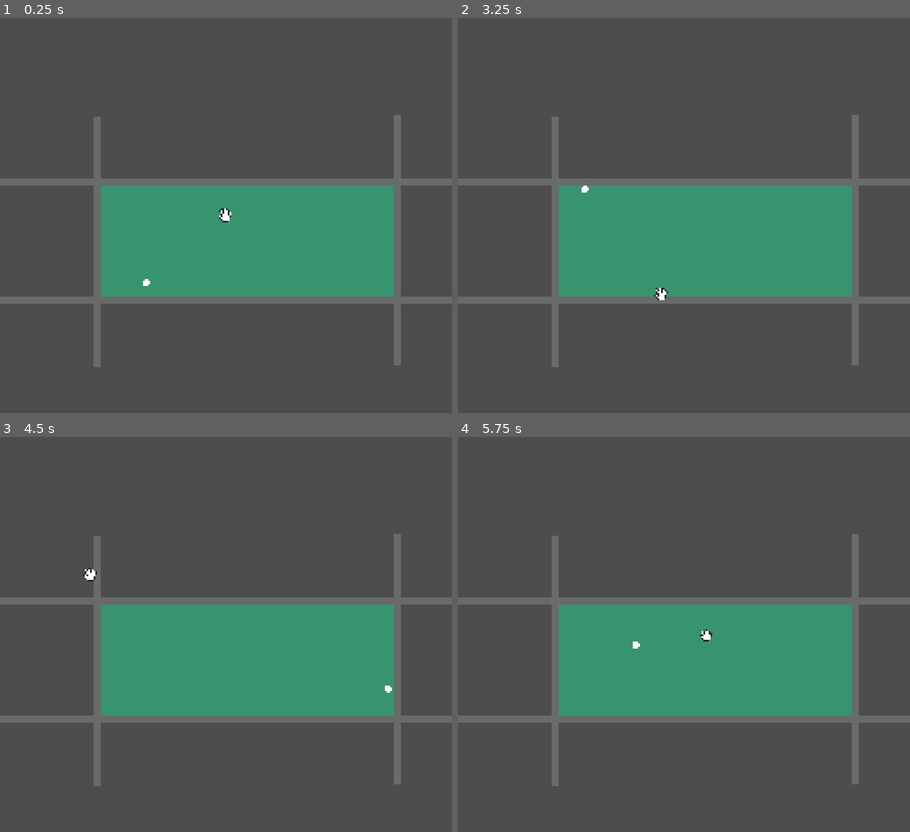
Above: before the commit, frames 1-4 (two rows, left to right).
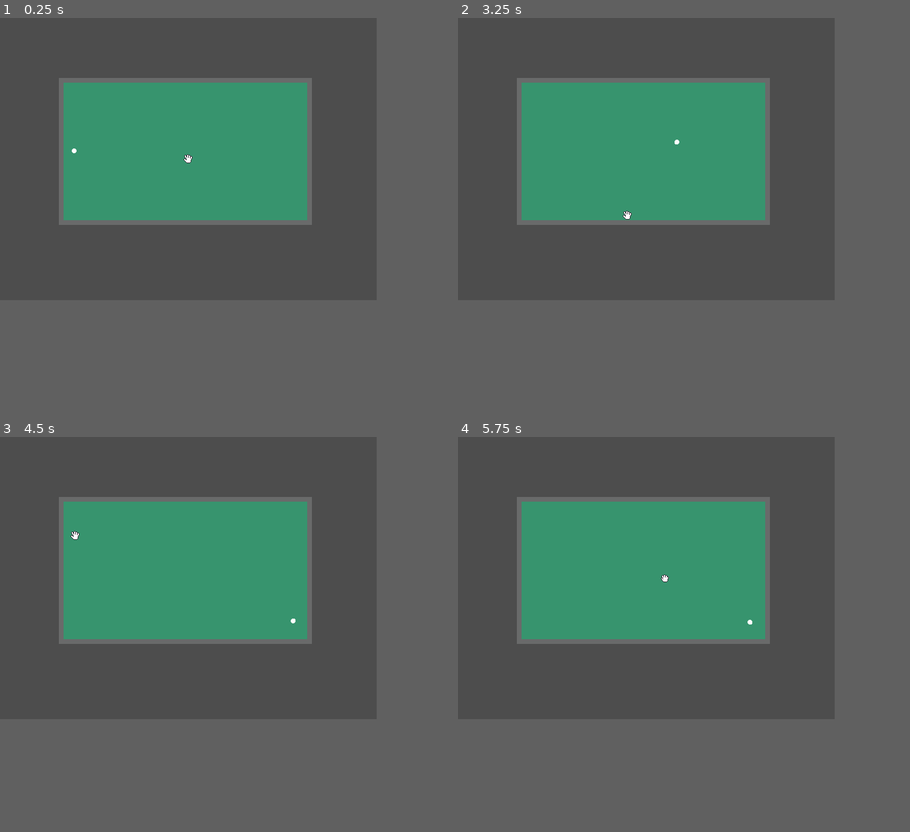
Above: after the commit, the same moments.

Repository: lognasmeow/hole-in-one
Game: Godot game, scene res://Maps/testArea.tscn
The game is run twice, just before and just after one commit, with the same random seed, the same clock (stepped at 60 frames per second) and the same inputs.
Inputs (mouse positions are in pixels of both pictures, inside the frame that each line leads up to):
- Up to frame 1 (0.25 s): no input
- Up to frame 2 (3.25 s): tap Enter at 0.5, 2.75 s; move the mouse to (783, 195) at 0.52 s; press the mouse at (783, 195) at 0.53 s; tap Space at 1.25 s; move the mouse to (593, 235) at 1.27 s; release the mouse at (593, 235) at 1.28 s; click (593, 235) at 1.35 s; move the mouse to (729, 128) at 2.02 s; press the mouse at (729, 128) at 2.03 s; move the mouse to (661, 294) at 2.77 s; release the mouse at (661, 294) at 2.78 s; click (661, 294) at 2.85 s
- Up to frame 3 (4.5 s): move the mouse to (361, 693) at 3.52 s; press the mouse at (361, 693) at 3.53 s; move the mouse to (90, 575) at 4.27 s; release the mouse at (90, 575) at 4.28 s; click (90, 575) at 4.35 s
- Up to frame 4 (5.75 s): tap Space at 5 s; move the mouse to (706, 634) at 5.02 s; press the mouse at (706, 634) at 5.03 s
In our replay, the window is 768x672 before the commit and 640x480 after it. These sizes can differ from the game's own. Grey fills any space a smaller window leaves; there, only what the larger window draws over its background counts as a difference.

The runs differ from the first frame. In frame 1, 34% of the frame differs, in the area x 0-100%, y 15-89%; in frame 2, 34%; in frame 3, 34%; in frame 4, 34%.

Commit message:
Scale and resolution change

Diff:
--- a/hole-in-one/Assets/Objects/Course Components/Wall/wall.tscn
+++ b/hole-in-one/Assets/Objects/Course Components/Wall/wall.tscn
@@ -3,13 +3,13 @@
 [ext_resource type="Texture2D" uid="uid://bjyt2dy514bqv" path="res://Assets/Objects/Course Components/Wall/wall.png" id="1_tu3u3"]
 
 [sub_resource type="RectangleShape2D" id="RectangleShape2D_tu3u3"]
-size = Vector2(32, 4)
+size = Vector2(64, 8)
 
 [node name="Wall" type="StaticBody2D"]
 
 [node name="Sprite2D" type="Sprite2D" parent="."]
 z_index = 1
-scale = Vector2(2, 2)
+scale = Vector2(4, 4)
 texture = ExtResource("1_tu3u3")
 
 [node name="CollisionShape2D" type="CollisionShape2D" parent="."]
--- a/hole-in-one/Assets/Objects/Cursor/cursor.gd
+++ b/hole-in-one/Assets/Objects/Cursor/cursor.gd
@@ -3,6 +3,9 @@
 const grabHoverPng = preload("res://Assets/UI/Cursors/grab_hover.png")
 const grabPng = preload("res://Assets/UI/Cursors/grab.png")
 const linkPng = preload("res://Assets/UI/Cursors/link.png")
+
+var grabLocation: Vector2
+var releaseLocation: Vector2
 
 signal mouseReleased()
 
--- a/hole-in-one/Assets/Objects/Cursor/cursor.tscn
+++ b/hole-in-one/Assets/Objects/Cursor/cursor.tscn
@@ -5,6 +5,6 @@
 
 [node name="cursor" type="Sprite2D"]
 z_index = 999
-scale = Vector2(0.25, 0.25)
+scale = Vector2(0.5, 0.5)
 texture = ExtResource("1_gw1i7")
 script = ExtResource("2_i1ywj")
--- a/hole-in-one/Assets/Objects/Golf Ball/golfBall.tscn
+++ b/hole-in-one/Assets/Objects/Golf Ball/golfBall.tscn
@@ -11,9 +11,9 @@
 script = ExtResource("2_l5oey")
 
 [node name="Sprite2D" type="Sprite2D" parent="."]
-scale = Vector2(0.25, 0.25)
+scale = Vector2(0.5, 0.5)
 texture = ExtResource("1_6yuli")
 
 [node name="CollisionShape2D" type="CollisionShape2D" parent="."]
-scale = Vector2(0.25, 0.25)
+scale = Vector2(0.5, 0.5)
 shape = SubResource("CircleShape2D_l5oey")
--- a/hole-in-one/Assets/Objects/Golf Ball/golf_ball.gd
+++ b/hole-in-one/Assets/Objects/Golf Ball/golf_ball.gd
@@ -4,10 +4,6 @@
 var moving: bool = false
 
 func _physics_process(delta):
-	if Input.is_action_just_released("click"):
-		moving = true
-		velocity = Vector2(800, 800) # pixels/second
-
 	if moving:
 		hit(delta)
 
@@ -23,3 +19,8 @@
 	if velocity.length() < 1.0:
 		velocity = Vector2.ZERO
 		moving = false
+
+
+func _on_cursor_mouse_released():
+	velocity = Vector2(800, 800) # pixels/second
+	moving = true
--- a/hole-in-one/Maps/testArea.tscn
+++ b/hole-in-one/Maps/testArea.tscn
@@ -8,34 +8,36 @@
 [node name="TestArea" type="Node2D"]
 
 [node name="GolfBall" parent="." instance=ExtResource("1_iocvu")]
-position = Vector2(83, 150)
+position = Vector2(126, 226)
 
 [node name="Walls" type="Node2D" parent="."]
 
-[node name="Wall" parent="Walls" instance=ExtResource("2_rvhc4")]
-z_index = 1
-position = Vector2(140, 93)
-scale = Vector2(10.5, 1)
-
 [node name="Wall2" parent="Walls" instance=ExtResource("2_rvhc4")]
 z_index = 1
-position = Vector2(140, 160)
-scale = Vector2(10.5, 1)
+position = Vector2(315, 348)
+scale = Vector2(6.705, 1)
+
+[node name="Wall4" parent="Walls" instance=ExtResource("2_rvhc4")]
+z_index = 1
+position = Vector2(315, 106.365)
+scale = Vector2(6.705, 1)
 
 [node name="Wall3" parent="Walls" instance=ExtResource("2_rvhc4")]
 z_index = 1
-position = Vector2(55, 127)
+position = Vector2(104, 227)
 rotation = -1.5707964
-scale = Vector2(4.45, 1)
+scale = Vector2(3.895, 1)
 
-[node name="Wall4" parent="Walls" instance=ExtResource("2_rvhc4")]
+[node name="Wall5" parent="Walls" instance=ExtResource("2_rvhc4")]
 z_index = 1
-position = Vector2(225, 125.99999)
+position = Vector2(525.525, 227)
 rotation = -1.5707964
-scale = Vector2(4.45, 1)
+scale = Vector2(3.895, 1)
 
 [node name="Ground" parent="." instance=ExtResource("3_rvhc4")]
-position = Vector2(140, 126.5)
-scale = Vector2(10.5, 4.3125)
+position = Vector2(315, 223.99998)
+scale = Vector2(26.749998, 15.015624)
 
 [node name="cursor" parent="." instance=ExtResource("5_f2qf4")]
+
+[connection signal="mouseReleased" from="cursor" to="GolfBall" method="_on_cursor_mouse_released"]
--- a/hole-in-one/project.godot
+++ b/hole-in-one/project.godot
@@ -18,8 +18,8 @@
 
 [display]
 
-window/size/viewport_width=256
-window/size/viewport_height=224
+window/size/viewport_width=640
+window/size/viewport_height=480
 window/size/mode=2
 window/stretch/mode="viewport"
 
